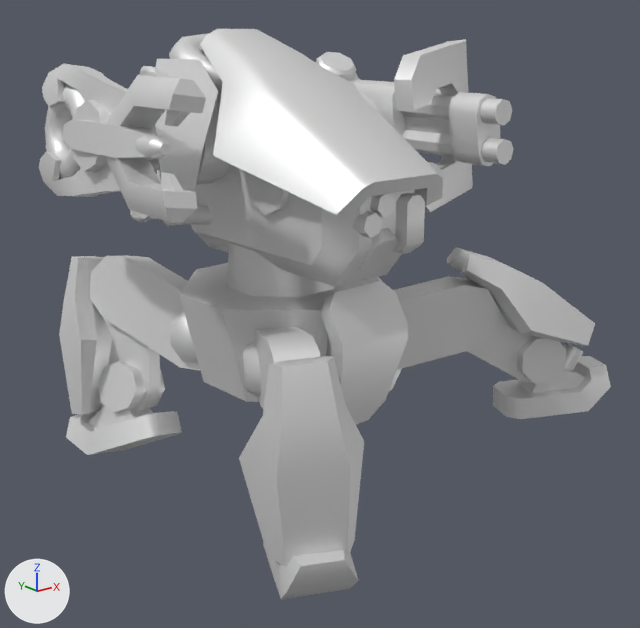
The glTF model legkark.glb as it was, and as the next commit left it.
Both versions are drawn from a camera (50 mm lens) standing at (-38.5, -53.3, 31.4) and looking at (3.3, -1.0, 10.4). Lighting does not change. The marker at lower left points along +X, +Y and +Z. The picture after the commit comes second.

The older version as bpy lines, for what is in view:
```python
ob_base = bpy.data.objects.new('base', me_base)
ob_base.location = (0.35, -0.11, 8.41)
ob_base.rotation_euler = (-0.0000287, -0.000419, 0.0683)  # degrees (0, 0, 3.9)
ob_blfoot = bpy.data.objects.new('blfoot', me_blfoot)
ob_blfoot.parent = ob_blleg
ob_blfoot.location = (4.05, 0.0, -7.015)
ob_blfoot.rotation_euler = (0.0541, 0.174, 0.0815)  # degrees (3.1, 10, 4.7)
ob_blthigh = bpy.data.objects.new('blthigh', me_blthigh)
ob_blthigh.parent = ob_base
ob_blthigh.location = (4.5, 4.5, 0.576)
ob_blthigh.rotation_euler = (0.132, 0.528, 0.291)  # degrees (7.6, 30, 17)
ob_brfoot = bpy.data.objects.new('brfoot', me_brfoot)
ob_brfoot.parent = ob_brleg
ob_brfoot.location = (-4.05, 0.0, -7.015)
ob_brfoot.rotation_euler = (-0.126, 0.242, -0.0264)  # degrees (-7.2, 14, -1.5)
ob_brthigh = bpy.data.objects.new('brthigh', me_brthigh)
ob_brthigh.parent = ob_base
ob_brthigh.location = (-4.5, 4.5, 0.576)
ob_brthigh.rotation_euler = (-0.209, 0.101, -1.204)  # degrees (-12, 5.8, -69)
ob_flfoot = bpy.data.objects.new('flfoot', me_flfoot)
ob_flfoot.parent = ob_flleg
ob_flfoot.location = (4.05, 0.0, -7.015)
ob_flfoot.rotation_euler = (-0.0747, 0.48, -0.0558)  # degrees (-4.3, 28, -3.2)
ob_flthigh = bpy.data.objects.new('flthigh', me_flthigh)
ob_flthigh.parent = ob_base
ob_flthigh.location = (4.5, -4.5, 0.576)
ob_flthigh.rotation_euler = (-0.00336, 0.1, -0.463)  # degrees (-0.2, 5.7, -27)
ob_frthigh = bpy.data.objects.new('frthigh', me_frthigh)
ob_frthigh.parent = ob_base
ob_frthigh.location = (-4.5, -4.5, 0.576)
ob_frthigh.rotation_euler = (-0.0457, -0.0345, 1.033)  # degrees (-2.6, -2, 59)
ob_torso = bpy.data.objects.new('torso', me_torso)
ob_torso.parent = ob_torsopivot
ob_torso.location = (0.0, 0.0, -0.5)
# also in view: 'torsocoil' at (0.2, 6.4, 29.3); 'frfoot' at (-7.9, -13.6, 1.3); 'armorflleg' at (17.4, -9.6, 11.3); 'lsleeve' at (12.3, 5.6, 26.0); 'flleg' at (15.7, -8.7, 8.4)
```
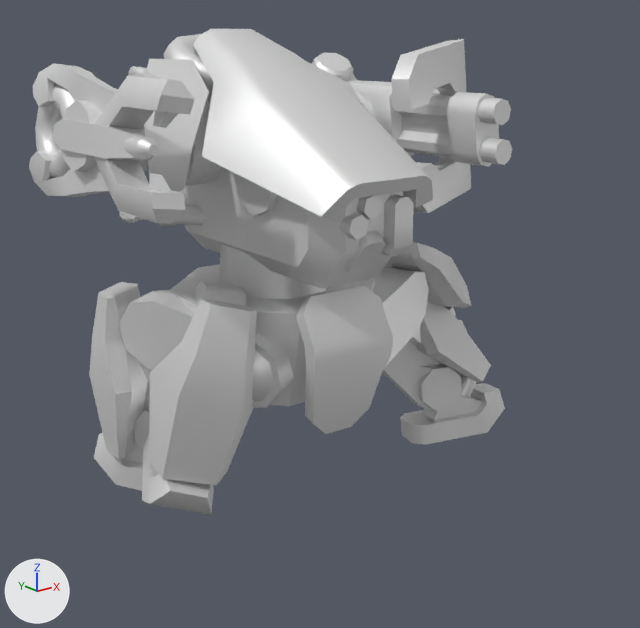
ob_torsopivot is not drawn itself; it is the parent of ob_torso.

Boxes (x1, y1, x2, y2) around the edits, measured in the pictures (640 x 628 px):
```json
{"object": "armortorso", "change": "moved, turned", "before": [200, 29, 443, 219], "after": [193, 29, 433, 221]}
{"object": "armorfrleg", "change": "moved, turned", "before": [239, 356, 364, 567], "after": [89, 282, 148, 459]}
{"object": "base", "change": "moved, turned", "before": [179, 263, 408, 424], "after": [170, 264, 392, 434]}
{"object": "torso", "change": "moved, turned", "before": [128, 49, 425, 297], "after": [145, 55, 414, 299]}
{"object": "armorbrleg", "change": "moved, turned", "before": [59, 256, 113, 415], "after": [149, 299, 257, 485]}
{"object": "rsleeve", "change": "moved, turned", "before": [39, 64, 206, 222], "after": [29, 63, 194, 224]}
{"object": "armorflleg", "change": "moved, turned", "before": [447, 247, 595, 346], "after": [384, 242, 472, 308]}
{"object": "flthigh", "change": "moved, turned", "before": [394, 276, 499, 370], "after": [373, 268, 429, 369]}
{"object": "brthigh", "change": "moved, turned", "before": [90, 255, 200, 370], "after": [194, 280, 246, 306]}
{"object": "brfoot", "change": "moved, turned", "before": [66, 361, 182, 455], "after": [142, 434, 214, 515]}
{"object": "frthigh", "change": "moved, turned", "before": [243, 327, 320, 409], "after": [119, 289, 294, 408]}
{"object": "flfoot", "change": "moved, turned", "before": [493, 336, 611, 419], "after": [420, 306, 467, 377], "on screen": "mostly hidden afterwards"}
{"object": "lbarrel", "change": "moved, turned", "before": [397, 92, 513, 166], "after": [394, 92, 512, 167]}
{"object": "armorlsleeve", "change": "moved, turned", "before": [394, 39, 473, 212], "after": [391, 39, 471, 213]}
{"object": "armorrshoulder", "change": "moved, turned", "before": [154, 59, 218, 190], "after": [143, 59, 209, 191]}
{"object": "blfoot", "change": "moved, turned", "before": [389, 369, 402, 391], "after": [400, 366, 505, 445], "on screen": "mostly hidden before"}
{"object": "frfoot", "change": "moved, turned", "before": [263, 542, 359, 600], "after": [94, 408, 149, 491]}
{"object": "armorblleg", "change": "moved, turned", "after": [416, 301, 491, 382], "on screen": "not visible before"}
{"object": "heatraycoil", "change": "moved, turned", "before": [45, 83, 85, 179], "after": [35, 83, 75, 179]}
{"object": "lsleeve", "change": "moved, turned", "before": [315, 52, 405, 136], "after": [311, 52, 415, 156]}
{"object": "brleg", "change": "moved, turned", "before": [105, 319, 161, 412], "on screen": "not visible afterwards"}
{"object": "flleg", "change": "moved, turned", "before": [467, 310, 563, 382], "after": [408, 327, 421, 344], "on screen": "mostly hidden afterwards"}
{"object": "blleg", "change": "moved, turned", "after": [382, 342, 457, 411], "on screen": "not visible before"}
{"object": "torsocoil", "change": "moved, turned", "before": [169, 34, 223, 93], "after": [163, 34, 214, 93]}
{"object": "armorlshoulder", "change": "moved, turned", "before": [329, 71, 359, 92], "after": [308, 62, 361, 103], "on screen": "mostly hidden"}
{"object": "frleg", "change": "moved, turned", "after": [139, 362, 152, 412], "on screen": "not visible before"}
{"object": "rshoulder", "change": "moved, turned", "before": [150, 126, 159, 170], "after": [139, 127, 148, 170], "on screen": "mostly hidden"}
{"object": "blthigh", "change": "moved, turned", "after": [395, 342, 408, 357], "on screen": "not visible before"}
```

The change, as JSON lines over the scene's bpy script:
```json
{"op": "set", "path": "ob_base.location", "old": "(0.35, -0.11, 8.41)", "new": "(-0.35, -0.11, 8.41)"}
{"op": "set", "path": "ob_base.rotation_euler", "old": "(-0.0000287, -0.000419, 0.0683)", "new": "(0.0000287, -0.000419, -0.0683)", "note": "degrees (0, 0, 3.9) -> degrees (0, 0, -3.9)"}
{"op": "set", "path": "ob_blthigh.rotation_euler", "old": "(0.132, 0.528, 0.291)", "new": "(-0.132, 0.528, -0.291)", "note": "degrees (7.6, 30, 17) -> degrees (-7.6, 30, -17)"}
{"op": "set", "path": "ob_blfoot.rotation_euler", "old": "(0.0541, 0.174, 0.0815)", "new": "(-0.0541, 0.173, -0.0815)", "note": "degrees (3.1, 10, 4.7) -> degrees (-3.1, 10, -4.7)"}
{"op": "set", "path": "ob_brthigh.rotation_euler", "old": "(-0.209, 0.101, -1.204)", "new": "(0.252, 0.16, 1.22)", "note": "degrees (-12, 5.8, -69) -> degrees (14, 9.2, 70)"}
{"op": "set", "path": "ob_brfoot.rotation_euler", "old": "(-0.126, 0.242, -0.0264)", "new": "(0.126, 0.24, 0.0263)", "note": "degrees (-7.2, 14, -1.5) -> degrees (7.2, 14, 1.5)"}
{"op": "set", "path": "ob_flthigh.rotation_euler", "old": "(-0.00336, 0.1, -0.463)", "new": "(0.00253, 0.0965, 0.463)", "note": "degrees (-0.2, 5.7, -27) -> degrees (0.1, 5.5, 27)"}
{"op": "set", "path": "ob_flfoot.rotation_euler", "old": "(-0.0747, 0.48, -0.0558)", "new": "(0.0746, 0.478, 0.0557)", "note": "degrees (-4.3, 28, -3.2) -> degrees (4.3, 27, 3.2)"}
{"op": "set", "path": "ob_frthigh.rotation_euler", "old": "(-0.0457, -0.0345, 1.033)", "new": "(0.048, -0.0383, -1.035)", "note": "degrees (-2.6, -2, 59) -> degrees (2.8, -2.2, -59)"}
{"op": "set", "path": "ob_frfoot.rotation_euler", "old": "(0.0551, 0.493, 0.0391)", "new": "(-0.055, 0.492, -0.039)", "note": "degrees (3.2, 28, 2.2) -> degrees (-3.2, 28, -2.2)"}
{"op": "set", "path": "ob_torsopivot.rotation_euler", "old": "(-0.0000323, 0.00063, -0.0512)", "new": "(0.0000323, 0.00063, 0.0512)", "note": "degrees (0, 0, -2.9) -> degrees (0, 0, 2.9)"}
{"op": "set", "path": "ob_lsleeve.rotation_euler", "old": "(0.0, 0.0, -0.0182)", "new": "(0.0, 0.0, 0.0182)", "note": "degrees (0, 0, -1) -> degrees (0, 0, 1)"}
{"op": "set", "path": "ob_rsleeve.rotation_euler", "old": "(0.0, 0.0, -0.0163)", "new": "(0.0, 0.0, 0.0163)", "note": "degrees (0, 0, -0.9) -> degrees (0, 0, 0.9)"}
```
